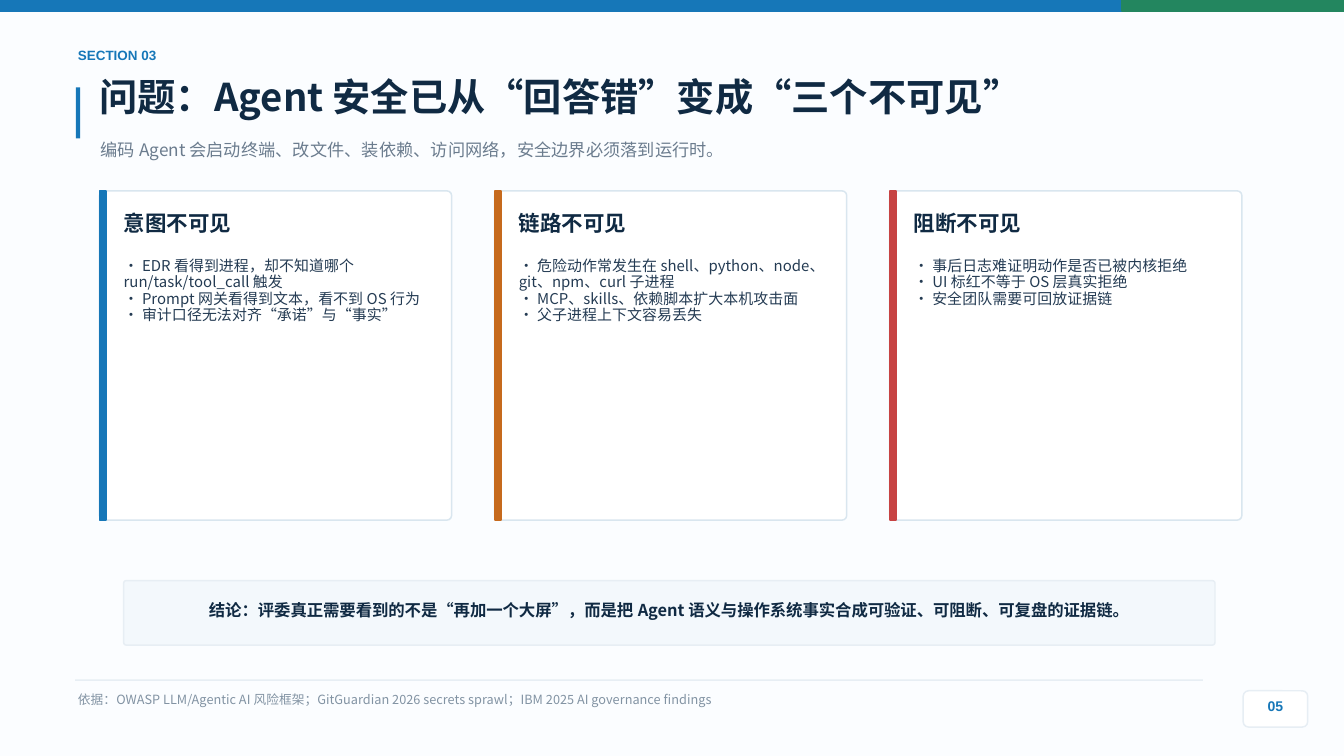
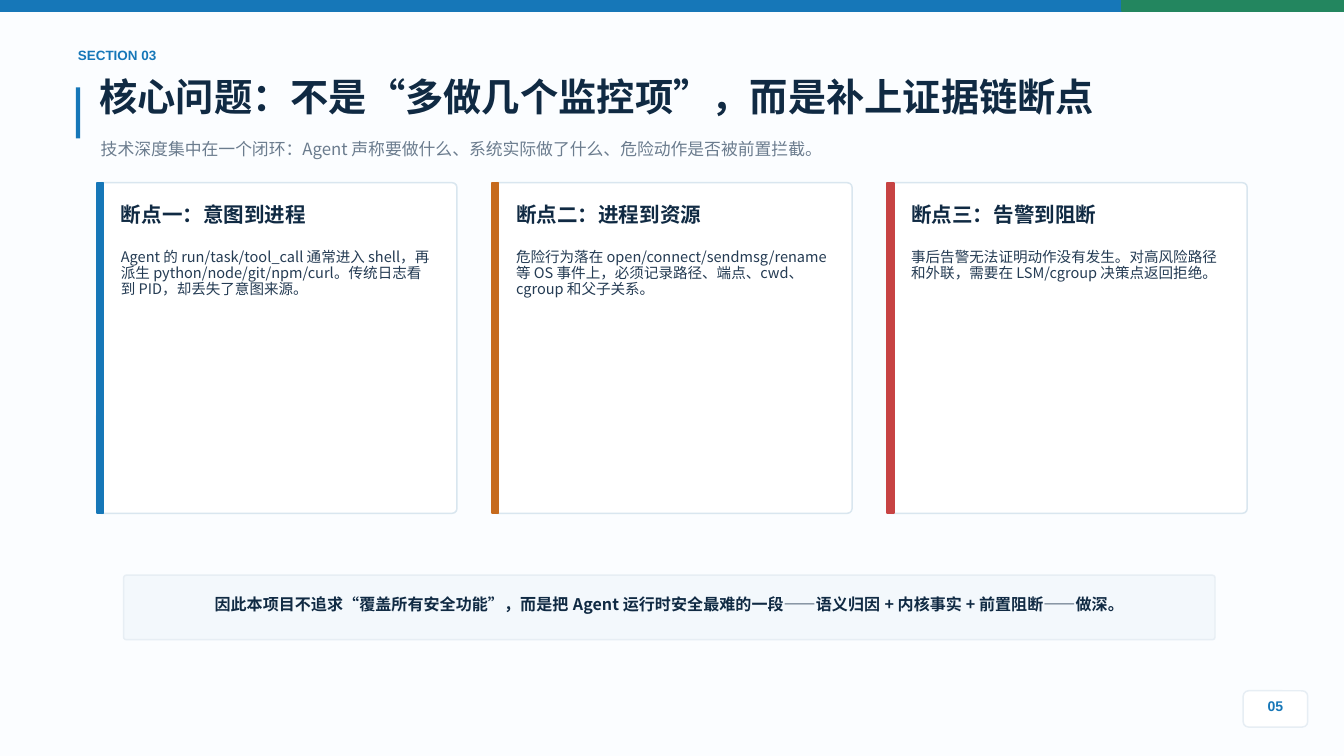
Before and after one commit to stevessr/agent-ebpf-filter, a slide deck: slide 5 of docs/competition/2026-guochuang/output/final/Agent-eBPF-Filter-项目答辩路演PPT-浅色优化版.pptx. Drawn at 1344x756 pixels with LibreOffice and Linux fonts; fonts in the diff are those of the drawing. Boxes give left, top, right and bottom in pixels: in the first picture for what was removed or moved away, otherwise in the second. Text is boxed around its words. In the diff, an @@ line names an element or a change of style, - is before the commit and + after.

```diff
--- a/docs/competition/2026-guochuang/output/final/Agent-eBPF-Filter-项目答辩路演PPT-浅色优化版.pptx
+++ b/docs/competition/2026-guochuang/output/final/Agent-eBPF-Filter-项目答辩路演PPT-浅色优化版.pptx
@@ text at [99, 78, 1094, 116]: text changed @@
-问题：Agent 安全已从“回答错”变成“三个不可见”
+核心问题：不是“多做几个监控项”，而是补上证据链断点
@@ text at [101, 141, 821, 159]: text changed; size 9.2 to 9 pt @@
-编码 Agent 会启动终端、改文件、装依赖、访问网络，安全边界必须落到运行时。
+技术深度集中在一个闭环：Agent 声称要做什么、系统实际做了什么、危险动作是否被前置拦截。
@@ rectangle: place and size @@
-rectangle at [99, 191, 106, 520]
+rectangle at [97, 183, 103, 513]
@@ rounded rectangle: place and size @@
-rounded rectangle at [99, 191, 452, 520]
+rounded rectangle at [97, 183, 457, 513]
@@ text at [121, 204, 306, 224]: text changed; size 11.5 to 11 pt @@
-意图不可见
+断点一：意图到进程
@@ rectangle: place and size @@
-rectangle at [495, 191, 501, 520]
+rectangle at [492, 183, 499, 513]
@@ rounded rectangle: place and size @@
-rounded rectangle at [495, 191, 847, 520]
+rounded rectangle at [492, 183, 852, 513]
@@ text at [516, 204, 701, 224]: text changed; size 11.5 to 11 pt @@
-链路不可见
+断点二：进程到资源
@@ rectangle: place and size @@
-rectangle at [890, 191, 896, 520]
+rectangle at [887, 183, 894, 513]
@@ rounded rectangle: place and size @@
-rounded rectangle at [890, 191, 1242, 520]
+rounded rectangle at [887, 183, 1247, 513]
@@ text at [911, 204, 1096, 224]: text changed; size 11.5 to 11 pt @@
-阻断不可见
+断点三：告警到阻断
@@ text at [121, 249, 429, 296]: text changed; size 8 to 7.8 pt @@
-• EDR 看得到进程，却不知道哪个 run/task/tool_call 触发
-• Prompt 网关看得到文本，看不到 OS 行为
-• 审计口径无法对齐“承诺”与“事实”
+Agent 的 run/task/tool_call 通常进入 shell，再派生 python/node/git/npm/curl。传统日志看到 PID，却丢失了意图来源。
@@ text at [516, 250, 827, 298]: text changed; size 8 to 7.8 pt @@
-• 危险动作常发生在 shell、python、node、git、npm、curl 子进程
-• MCP、skills、依赖脚本扩大本机攻击面
-• 父子进程上下文容易丢失
+危险行为落在 open/connect/sendmsg/rename 等 OS 事件上，必须记录路径、端点、cwd、cgroup 和父子关系。
@@ text at [911, 249, 1217, 282]: text changed; size 8 to 7.8 pt @@
-• 事后日志难证明动作是否已被内核拒绝
-• UI 标红不等于 OS 层真实拒绝
-• 安全团队需要可回放证据链
+事后告警无法证明动作没有发生。对高风险路径和外联，需要在 LSM/cgroup 决策点返回拒绝。
@@ rounded rectangle: place and size @@
-rounded rectangle at [124, 581, 1215, 645]
+rounded rectangle at [124, 575, 1215, 640]
@@ text at [215, 596, 1124, 614]: text changed; size 8.8 to 8.6 pt @@
-结论：评委真正需要看到的不是“再加一个大屏”，而是把 Agent 语义与操作系统事实合成可验证、可阻断、可复盘的证据链。
+因此本项目不追求“覆盖所有安全功能”，而是把 Agent 运行时安全最难的一段——语义归因 + 内核事实 + 前置阻断——做深。
@@ line removed from (75, 680) to (1203, 680) @@
@@ text removed at [78, 693, 712, 707] @@
-依据：OWASP LLM/Agentic AI 风险框架；GitGuardian 2026 secrets sprawl；IBM 2025 AI governance findings
```
Also in this commit, not shown: 9 other slides changed, 10 slides added, 8 slides removed, 23 other files.
